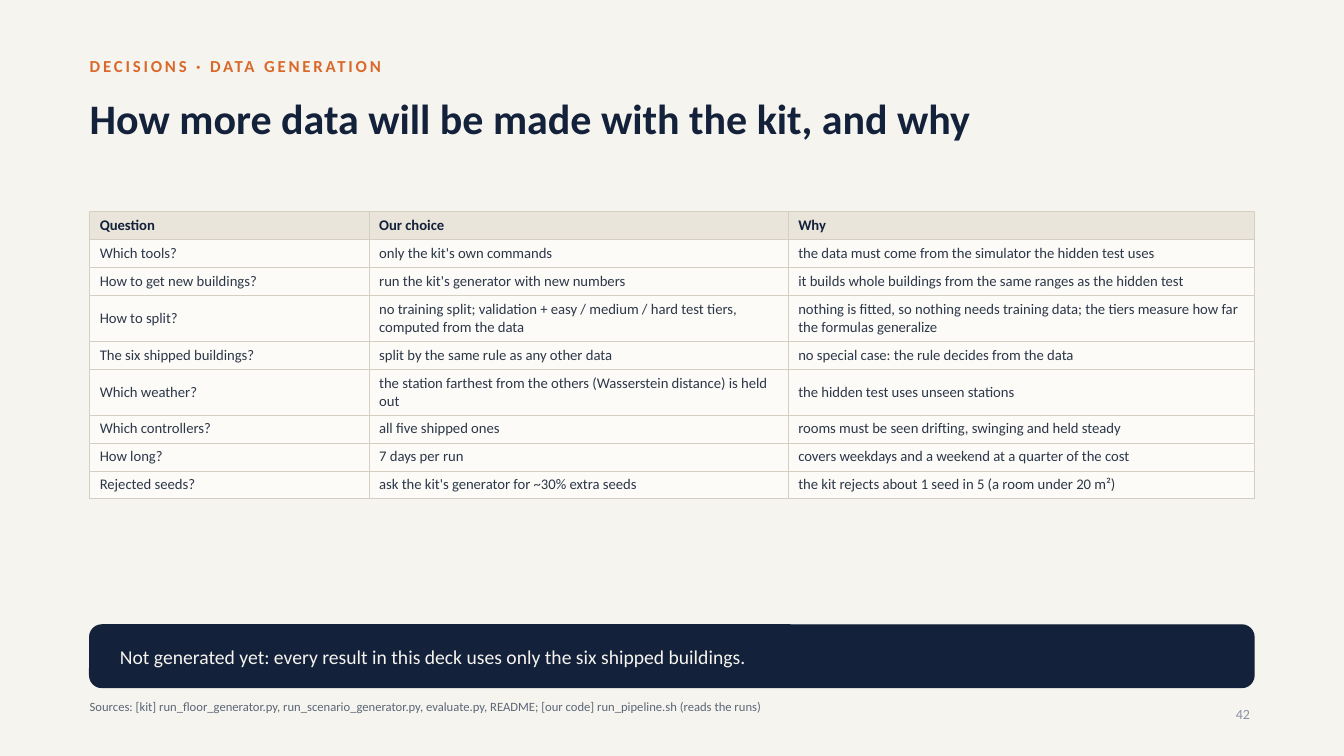
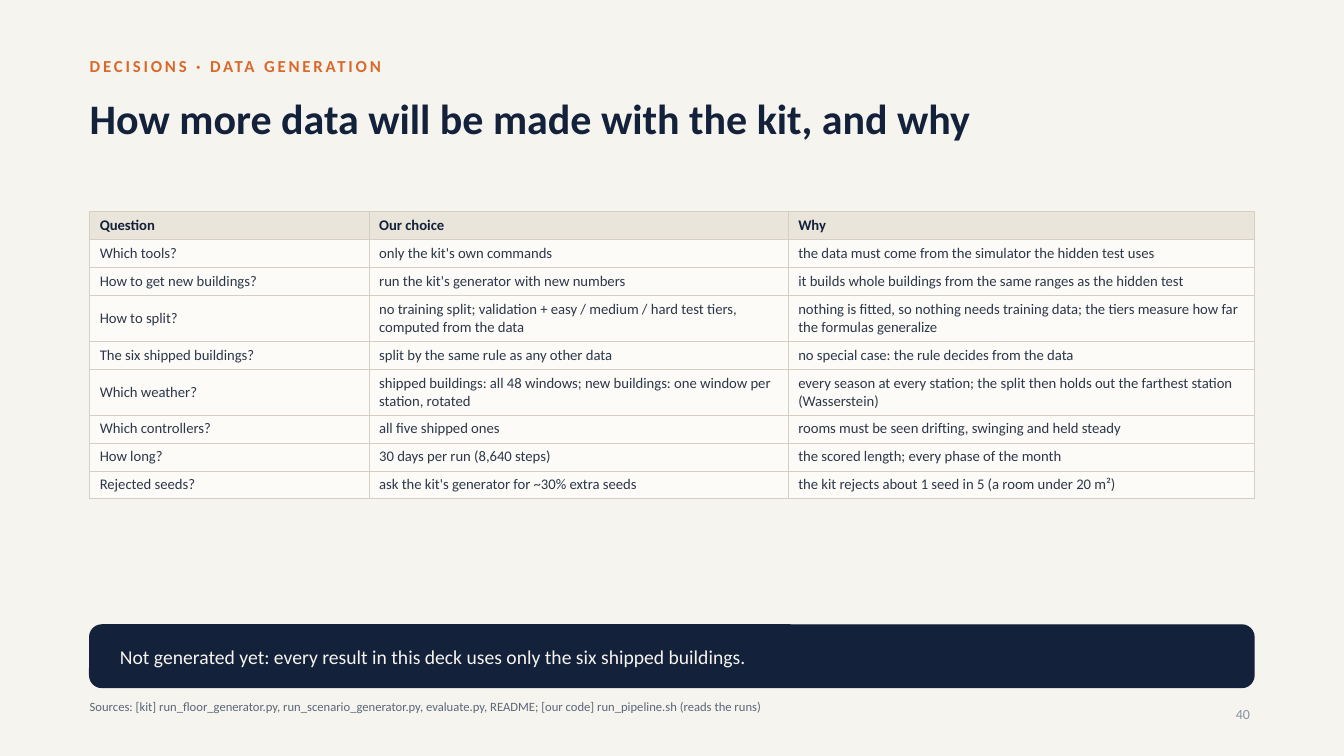
Before and after one commit to srivathsanb14/working-code, a slide deck: slide 40 of docs/One_Controller_for_Every_Building_meeting.pptx (slide 42 before the commit). Drawn at 1344x756 pixels with LibreOffice and Linux fonts; fonts in the diff are those of the drawing. Boxes give left, top, right and bottom in pixels: in the first picture for what was removed or moved away, otherwise in the second. Text is boxed around its words. In the diff, an @@ line names an element or a change of style, - is before the commit and + after.

```diff
--- a/docs/One_Controller_for_Every_Building_meeting.pptx
+++ b/docs/One_Controller_for_Every_Building_meeting.pptx
@@ table at [90, 212, 1254, 496] @@
-row 6, column 2: the station farthest from the others (Wasserstein distance) is held out
+row 6, column 2: shipped buildings: all 48 windows; new buildings: one window per station, rotated
-row 6, column 3: the hidden test uses unseen stations
+row 6, column 3: every season at every station; the split then holds out the farthest station (Wasserstein)
-row 8, column 2: 7 days per run
+row 8, column 2: 30 days per run (8,640 steps)
-row 8, column 3: covers weekdays and a weekend at a quarter of the cost
+row 8, column 3: the scored length; every phase of the month
@@ page number at [1236, 710, 1250, 719]: text changed @@
-42
+40
```
Also in this commit, not shown: 25 other slides changed, 1 slide added, 3 slides removed, 50 other files.
